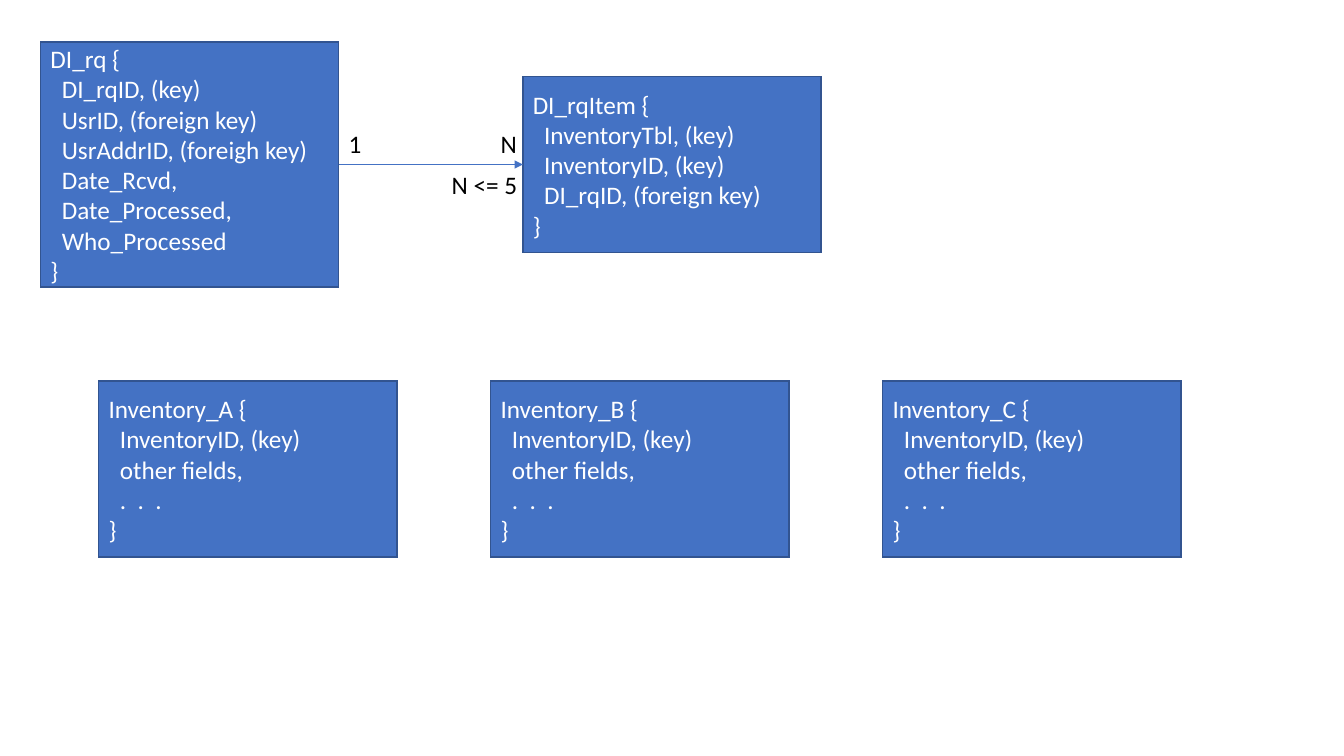
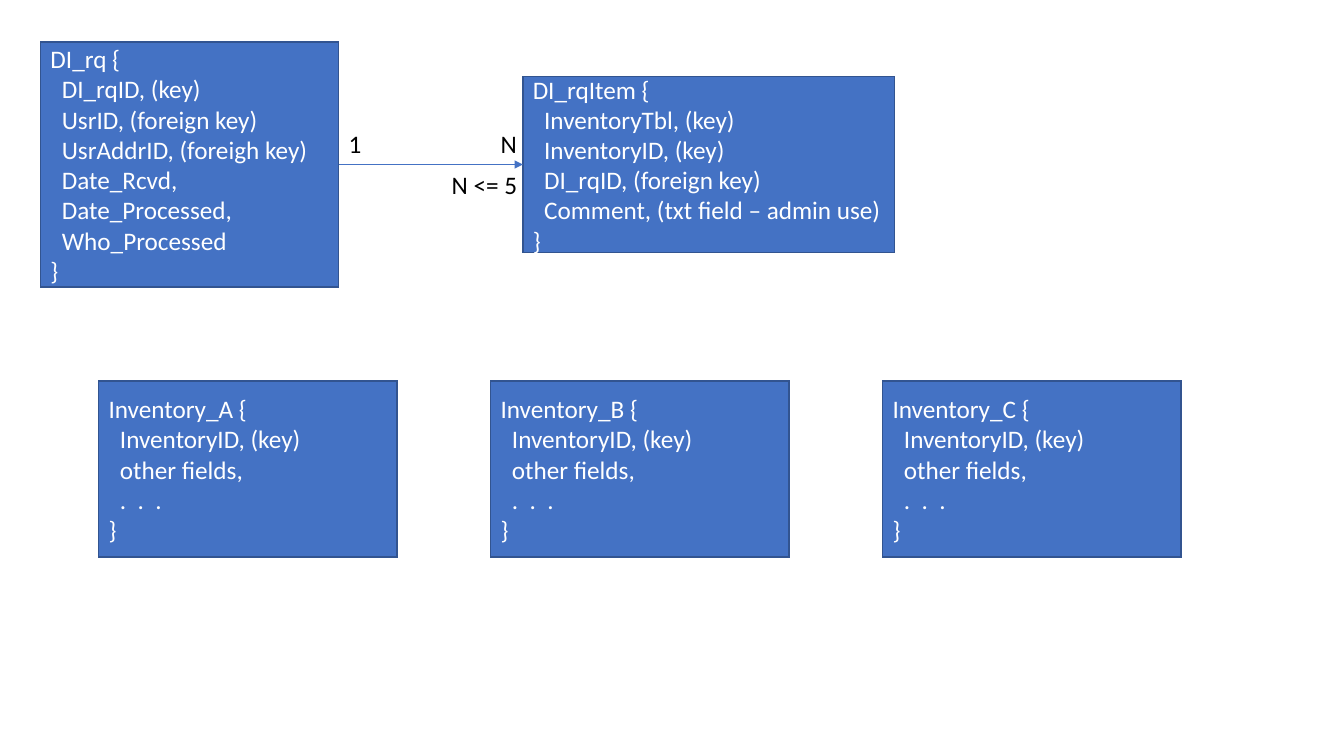
Before and after one commit to Bert-Tan/PLC-PaiWei, a slide deck: slide 2 of DharmaItems/Data_ER.pptx. Drawn at 1344x756 pixels with LibreOffice and Linux fonts; fonts in the diff are those of the drawing. Boxes give left, top, right and bottom in pixels: in the first picture for what was removed or moved away, otherwise in the second. Text is boxed around its words. In the diff, an @@ line names an element or a change of style, - is before the commit and + after.

```diff
--- a/DharmaItems/Data_ER.pptx
+++ b/DharmaItems/Data_ER.pptx
@@ rectangle "DI_rqItem {": place and size @@
-rectangle "DI_rqItem {" at (523, 77, 822, 253)
+rectangle "DI_rqItem {" at (523, 77, 895, 253)
@@ text in rectangle at (544, 201, 880, 223): paragraph added @@
+Comment, (txt field – admin use)
```
Also in this commit, not shown: 1 other slide changed, 8 other files.
